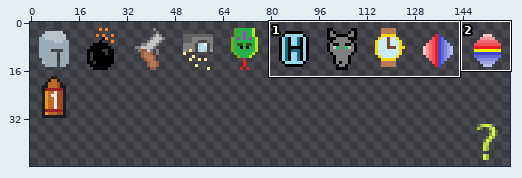
Sprite sheet -- react_main/public/images/modifiers.png. Above, an overview of the earlier version with the close-up marked.
Close-up. The starting point:
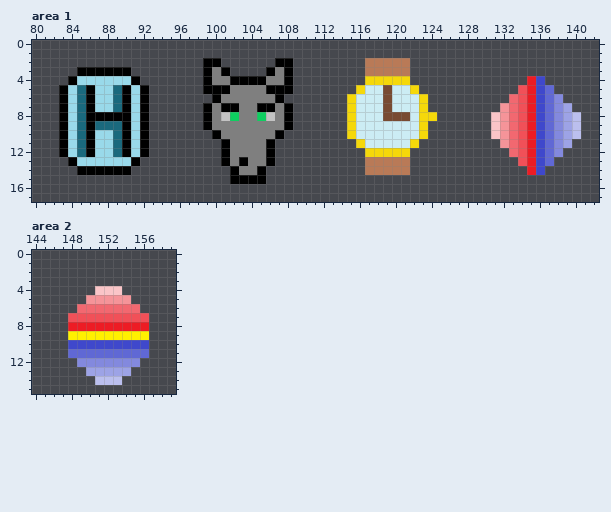
The file is 160x48 pixels. Pixels under 10% opacity are left out. Colours within 5 levels of each other are drawn and written as one. Shown: area 1: x 80..142, y 0..17; area 2: x 144..159, y 0..15. The commit also changed other parts of the picture, which this record leaves out.
The result:
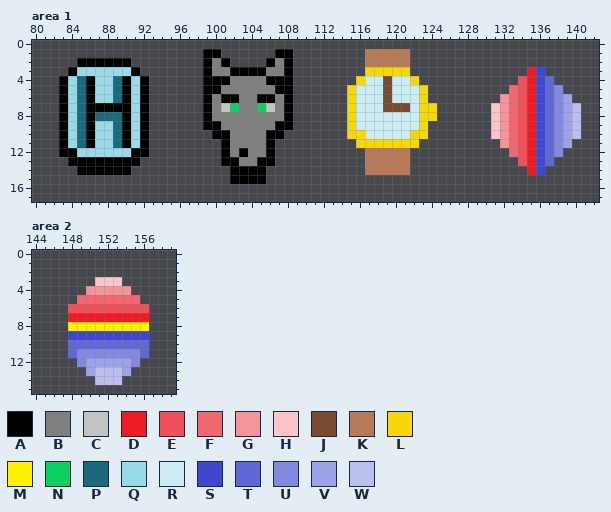
Palette (. is transparent): A #000000  B #7f7f7f  C #c3c3c3  D #ed1c24  E #f15058  F #f26870  G #f59499  H #fac5c8  J #784a32  K #b97a57  L #f5d80a  M #fff200  N #0ecf60  P #1a697d  Q #99d9ea  R #ccecf4  S #3f48cc  T #6068d5  U #8389de  V #9da3e6  W #bbbfee
From old to new:
Area 1:
y 1: x 99..100 .. -> AA; x 107..108 .. -> AA; x 117..121 ..... -> KKKKK
y 2: x 85..90 ...... -> AAAAAA; x 100..101 A. -> BA; x 106..107 .A -> AB
y 3: x 84..91 .AAAAAA. -> AQQQQQQA; x 101..106 A....A -> BAAAAB; x 117..121 KKKKK -> LLLLL; x 135..136 .. -> DS
y 4: x 83..86 .AQQ -> AQPA; x 89..92 QQA. -> PAQA; x 100..107 BBAAAABB -> AABBBBAA; x 116..122 .LLLLL. -> LRRJRRL; x 134 . -> E; x 137 . -> T
y 5: x 101 A -> B; x 106 A -> B; x 115..116 .L -> LR; x 122..123 L. -> RL; x 133 . -> F; x 138 . -> U
y 6: x 99..102 .ABB -> ABAA; x 105..108 BBA. -> AABA; x 132 . -> G; x 139 . -> V
y 7: x 87..89 QQP -> AAA; x 101..102 AA -> CN; x 105..106 AA -> NC; x 120..121 RR -> JJ; x 124 . -> L; x 131 . -> H; x 140 . -> W
y 8: x 87..89 AAA -> PPP; x 101..102 CN -> BB; x 105..106 NC -> BB; x 119..121 JJJ -> RRR
y 9: x 87..88 PP -> QQ; x 100 B -> A; x 107 B -> A
y 10: x 101 B -> A; x 106 B -> A; x 116 R -> L; x 122 R -> L
y 11: x 117..121 RRRRR -> LLLLL
y 12: x 84..86 QPA -> AQQ; x 89..91 PAQ -> QQA; x 103 B -> A; x 117..121 LLLLL -> KKKKK
y 13: x 85..90 QQQQQQ -> AAAAAA; x 102..103 BA -> AB; x 105 B -> A
y 14: x 103..104 BB -> AA
Area 2:
y 3: x 151..153 ... -> HHH
y 4: x 150..154 .HHH. -> GGGGG
y 5: x 149..155 .GGGGG. -> FFFFFFF
y 6: x 148..156 .FFFFFFF. -> EEEEEEEEE
y 7: x 148..156 EEEEEEEEE -> DDDDDDDDD
y 8: x 148..156 DDDDDDDDD -> MMMMMMMMM
y 9: x 148..156 MMMMMMMMM -> SSSSSSSSS
y 10: x 148..156 SSSSSSSSS -> TTTTTTTTT
y 11: x 149..155 TTTTTTT -> UUUUUUU
y 12: x 150..154 UUUUU -> VVVVV
y 13: x 151..153 VVV -> WWW
Pixel boxes of the changes (left, top, right, bottom) in both close-ups:
changed: (203, 49, 293, 175)
changed: (347, 49, 437, 157)
changed: (59, 58, 149, 166)
added: (491, 67, 581, 112)
changed: (68, 277, 149, 376)
